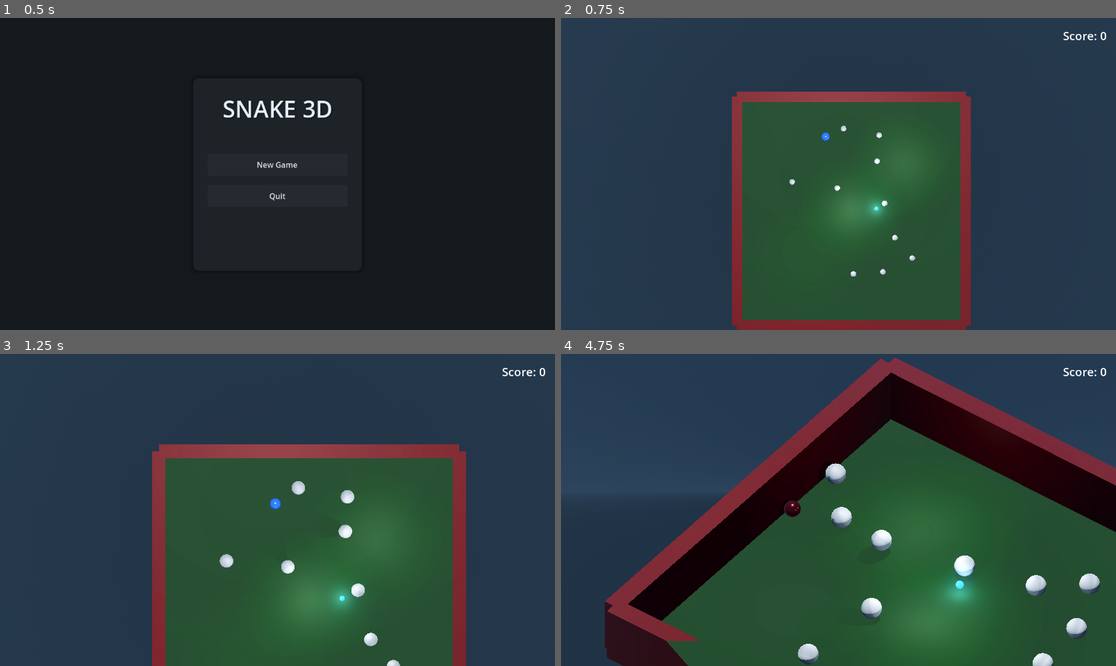
Above: before the commit, frames 1-4 (two rows, left to right).
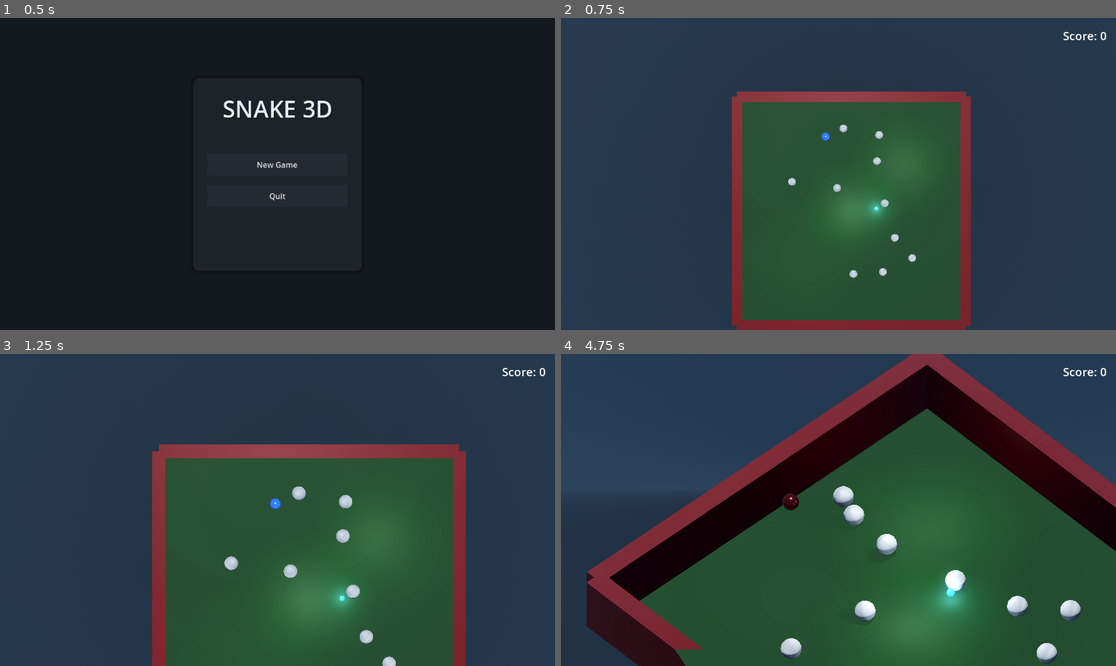
Above: after the commit, the same moments.

Repository: bluehexagons/snakeproject
Game: Godot game, scene res://scenes/main_menu.tscn
Same seed, same stepped clock (60 frames per second), same inputs: the game is played once before the commit and once after it.
Inputs:
- Up to frame 1 (0.5 s): no input
- Up to frame 2 (0.75 s): click "New Game" at 0.5 s
- Up to frame 3 (1.25 s): no input
- Up to frame 4 (4.75 s): hold D (move_right) 1.28-2.03 s; hold F (toggle_camera_angle) 1.28-2.03 s; hold S (move_down) 2.03-2.78 s; tap F (toggle_camera_angle) at 2.1, 3.6 s; hold D (move_right) 2.78-3.53 s; hold F (toggle_camera_angle) 2.78-3.53 s; hold W (move_up) 3.53-4.28 s; hold A (move_left) from 4.28 s (still down); hold F (toggle_camera_angle) from 4.28 s (still down)

Frame 1 is identical in both runs. In frame 2, 0.2% of the frame differs, in the area x 40-64%, y 34-84%; in frame 3, 0.8%; in frame 4, 17%, in the area x 4-100%, y 0-100%.

Commit message:
(w/AI) Continue physics refactor

Diff:
--- a/scripts/player.gd
+++ b/scripts/player.gd
@@ -183,14 +183,13 @@
 	var target_base_color = BASE_COLOR
 	var target_emission = BASE_EMISSION
 	var target_emission_energy = BASE_EMISSION_ENERGY
+	var stuck_time = 0.0
 
 	# Update visuals based on unkillable state
 	if unkillable:
 		target_base_color = UNKILLABLE_COLOR
 		target_emission = UNKILLABLE_EMISSION
 		target_emission_energy = UNKILLABLE_EMISSION_ENERGY
-
-	var stuck_time = 0.0
 
 	var score_change = 0.0
 
@@ -220,6 +219,7 @@
 				die()
 				lose()
 
+	# Use existing stuck_time variable from above instead of declaring new one
 	if has_lost:
 		target_base_color = DEATH_COLOR
 		target_emission = DEAD_EMISSION
@@ -232,18 +232,18 @@
 		elif stuck_time >= IDLE_EMISSION_START:
 			target_base_color = DANGER_COLOR
 			target_emission = DANGER_EMISSION
-			var progress = (stuck_time - IDLE_EMISSION_START) / (STUCK_TIMEOUT - IDLE_EMISSION_START)
-			target_emission_energy = lerp(WARNING_EMISSION_ENERGY, DANGER_EMISSION_ENERGY, progress)
+			var progress = clampf((stuck_time - IDLE_EMISSION_START) / (STUCK_TIMEOUT - IDLE_EMISSION_START), 0.0, 1.0)
+			target_emission_energy = lerpf(WARNING_EMISSION_ENERGY, DANGER_EMISSION_ENERGY, progress)
 		elif stuck_time >= IDLE_DANGER_START:
-			var warning_ratio = (stuck_time - IDLE_DANGER_START) / (IDLE_EMISSION_START - IDLE_DANGER_START)
+			var warning_ratio = clampf((stuck_time - IDLE_DANGER_START) / (IDLE_EMISSION_START - IDLE_DANGER_START), 0.0, 1.0)
 			target_base_color = IDLE_COLOR.lerp(DANGER_COLOR, warning_ratio)
 			target_emission = BASE_EMISSION.lerp(DANGER_EMISSION, warning_ratio)
-			target_emission_energy = lerp(WARNING_EMISSION_ENERGY, DANGER_EMISSION_ENERGY, warning_ratio)
+			target_emission_energy = lerpf(WARNING_EMISSION_ENERGY, DANGER_EMISSION_ENERGY, warning_ratio)
 		elif stuck_time >= IDLE_WARNING_START:
-			var gray_ratio = (stuck_time - IDLE_WARNING_START) / (IDLE_DANGER_START - IDLE_WARNING_START)
+			var gray_ratio = clampf((stuck_time - IDLE_WARNING_START) / (IDLE_DANGER_START - IDLE_WARNING_START), 0.0, 1.0)
 			target_base_color = BASE_COLOR.lerp(IDLE_COLOR, gray_ratio)
 			target_emission = BASE_EMISSION
-			target_emission_energy = lerp(BASE_EMISSION_ENERGY, WARNING_EMISSION_ENERGY, gray_ratio)
+			target_emission_energy = lerpf(BASE_EMISSION_ENERGY, WARNING_EMISSION_ENERGY, gray_ratio)
 
 	if is_dead:
 		target_base_color = DEATH_COLOR
--- a/scripts/rock.gd
+++ b/scripts/rock.gd
@@ -5,24 +5,24 @@
 const DANGER_COLOR = Color(0.8, 0.2, 0.2, 1.0)
 const DANGER_EMISSION = Color(0.6, 0.1, 0.1, 1.0)
 
-const SPAWN_DURATION = 0.5
-const SPAWN_HEIGHT = 1.5  # How high to rise from ground
-const INITIAL_SCALE = 0.2  # Start very small
-const BREAK_FORCE_THRESHOLD = 100.0  # Force required to break the rock
-
-# Simplified segment interaction constants
-const SEGMENT_FORCE_SCALE = 1.0    # Direct force transfer
-const SEGMENT_SLIDE = 0.9          # High sliding retention
-const MIN_RESPONSE = 10.0          # Minimum response threshold
-
-# Simplify to just use parent collision handling with even lighter mass
-const MASS_SCALING = 0.6  # Even lighter for better pushing
+const SPAWN_HEIGHT = 15.0  # Higher drop
+const SPAWN_DURATION = 0.7  # Slightly faster
+const INITIAL_SCALE = 0.1
+const GROWTH_START = 0.1  # Slight delay before growth
+const GROWTH_PEAK = 0.6
+const GROWTH_CURVE = 0.4  # Smoother curve
+const SCALE_OVERSHOOT = 1.3  # Less overshoot
+const INITIAL_SPIN = 12.0
+const DROP_HEIGHT = 0.3
+const BOUNCE_AMPLITUDE = 0.4
+const BOUNCE_FREQUENCY = 6.0
 
 var is_dangerous: bool = false
 var is_initialized: bool = false
 var spawn_timer: float = 0.0
 var is_spawning: bool = true
 var spawn_start_pos: Vector3
+var spawn_progress: float = 0.0
 
 @onready var mesh: MeshInstance3D = $MeshInstance3D
 
@@ -46,39 +46,65 @@
 	physics_material_override.bounce = settings.bounce
 	physics_material_override.rough = true
 
-func finish_spawn():
+func finish_spawn() -> void:
 	is_spawning = false
-	spawn_timer = SPAWN_DURATION
-	position.y = spawn_start_pos.y
-	physics_pos = position
-	visual_pos = position
-	mesh.scale = Vector3.ONE
+	gravity_scale = 1.0
+	apply_physics_scale(1.0, true)
+	axis_lock_angular_x = false
+	axis_lock_angular_z = false
 
-# Replace initialize with setup_rock
 func setup_rock(spawn_position: Vector3) -> void:
 	is_initialized = true
 	spawn_start_pos = spawn_position
-	position = spawn_position
-	position.y -= 0.5  # Start slightly below ground
-
+	position = spawn_position + Vector3.UP * SPAWN_HEIGHT
 	physics_pos = position
 	visual_pos = position
-	mesh.global_position = position
+
+	# Random spin
+	rotation = Vector3(randf_range(-PI, PI), randf_range(-PI, PI), randf_range(-PI, PI))
+	angular_velocity = Vector3(randf_range(-1, 1), randf_range(-1, 1), randf_range(-1, 1)).normalized() * INITIAL_SPIN
+
+	# Initial state
+	apply_physics_scale(INITIAL_SCALE, true)
 	mesh.scale = Vector3.ONE * INITIAL_SCALE
+	cached_velocity = Vector3.ZERO
+	gravity_scale = 0.0
+	spawn_timer = 0.0
 
-	# Set initial physics state
-	apply_physics_scale(INITIAL_SCALE, true)
-	cached_velocity = Vector3.ZERO
+	# Lock rotation during spawn
+	axis_lock_angular_x = true
+	axis_lock_angular_z = true
 
 func _physics_process(delta: float) -> void:
 	if not is_initialized:
 		return
 
 	if is_spawning:
-		spawn_animation(delta)
-	else:
-		physics_pos = global_position
-		visual_pos = physics_pos
+		spawn_timer = min(spawn_timer + delta, SPAWN_DURATION)
+		spawn_progress = spawn_timer / SPAWN_DURATION
+
+		# Calculate scale
+		var scale_progress = clampf((spawn_progress - GROWTH_START) / (GROWTH_PEAK - GROWTH_START), 0.0, 1.0)
+		var target_scale = INITIAL_SCALE
+
+		if scale_progress > 0.0:
+			var growth = ease(scale_progress, GROWTH_CURVE)
+			target_scale = lerp(INITIAL_SCALE, SCALE_OVERSHOOT, growth)
+
+			if spawn_progress > GROWTH_PEAK:
+				var settle = ease((spawn_progress - GROWTH_PEAK) / (1.0 - GROWTH_PEAK), 0.6)
+				target_scale = lerp(SCALE_OVERSHOOT, 1.0, settle)
+
+		# Update scale and physics
+		mesh.scale = Vector3.ONE * target_scale
+		apply_physics_scale(target_scale)
+		gravity_scale = spawn_progress * spawn_progress
+
+		if spawn_timer >= SPAWN_DURATION:
+			finish_spawn()
+
+	physics_pos = global_position
+	visual_pos = physics_pos
 
 func _integrate_forces(state: PhysicsDirectBodyState3D):
 	if is_spawning:
@@ -105,18 +131,6 @@
 
 	# Update cached velocity
 	cached_velocity = state.linear_velocity
-
-func spawn_animation(delta: float) -> void:
-	spawn_timer = min(spawn_timer + delta, SPAWN_DURATION)
-	var t = spawn_timer / SPAWN_DURATION
-	var smooth_t = ease(t, 0.7)
-
-	var height_offset = lerp(-0.5, 0.0, smooth_t)
-	position.y = spawn_start_pos.y - height_offset
-	mesh.scale = Vector3.ONE * lerp(INITIAL_SCALE, 1.0, smooth_t)
-
-	if spawn_timer >= SPAWN_DURATION:
-		finish_spawn()
 
 func _process(delta):
 	if !is_initialized or is_spawning:
